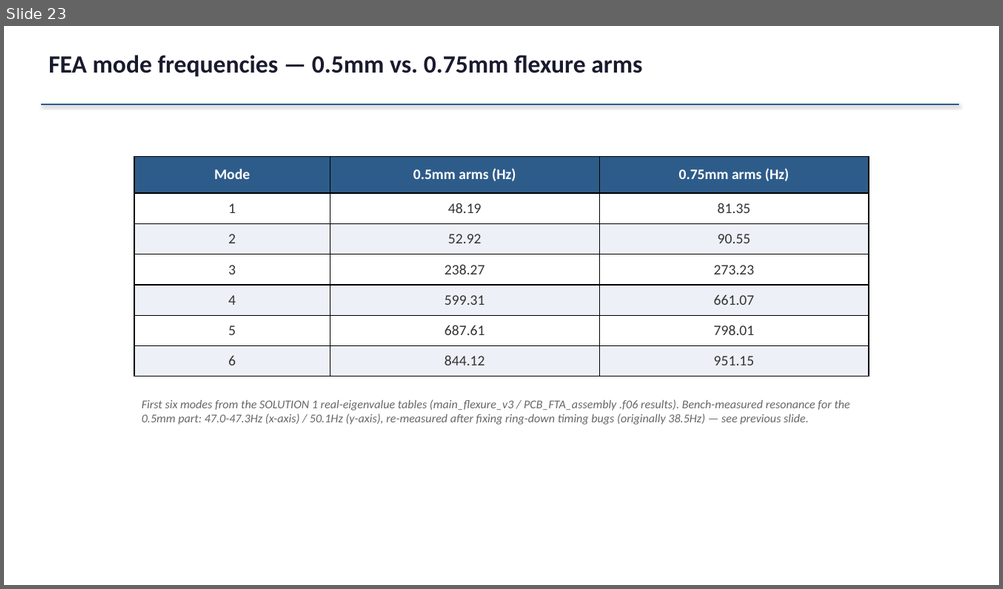
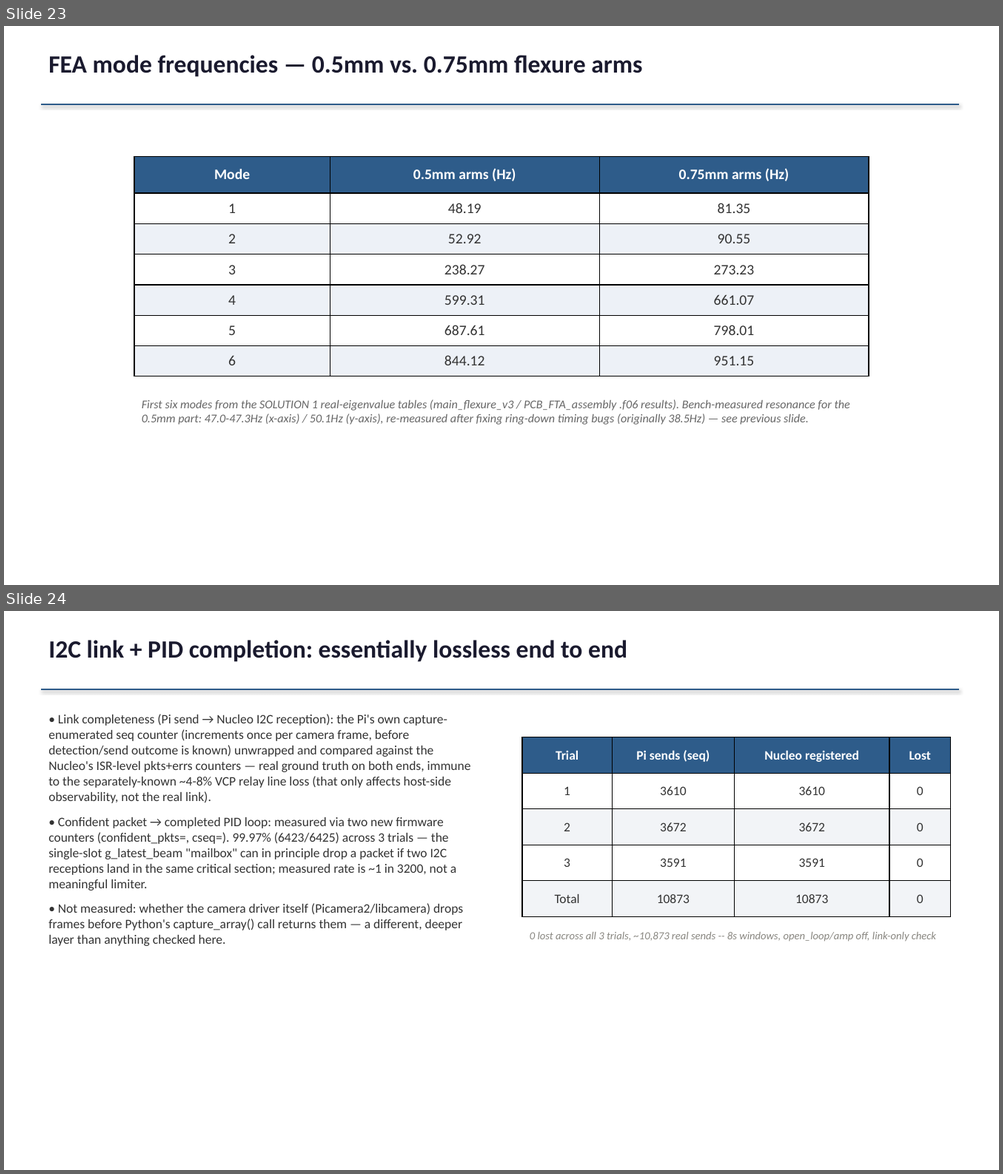
Before and after one commit to ucsbdeepspace/rpi_camera_system, a slide deck: docs/session_results_2026-08-18_pid_tuning.pptx. Shown one above the other, each under a label of ours: slide 23 before the commit, slides 23 and 24 after it. The pictures are 1003x589 and 1003x1174 pixels, drawn with LibreOffice and Linux fonts; fonts in the diff are those of the drawing. Boxes give left, top, right and bottom in pixels: in the first picture for what was removed or moved away, otherwise in the second. Text is boxed around its words. In the diff, an @@ line names an element or a change of style, - is before the commit and + after.

```diff
--- a/docs/session_results_2026-08-18_pid_tuning.pptx
+++ b/docs/session_results_2026-08-18_pid_tuning.pptx
@@ slide 24 added at <box>4,611,999,1170</box>, background #FFFFFF @@
@@ text added at <box>48,640,627,662</box>, 24 pt, text #1A1A2E, bold @@
+I2C link + PID completion: essentially lossless end to end
@@ line added from (41, 689) to (959, 689), #2E5C8A 1.5 pt @@
@@ text added at <box>48,714,471,946</box>, 12.5 pt, text #333333 @@
+• Link completeness (Pi send → Nucleo I2C reception): the Pi's own capture-enumerated seq counter (increments once per camera frame, before detection/send outcome is known) unwrapped and compared against the Nucleo's ISR-level pkts+errs counters — real ground truth on both ends, immune to the separately-known ~4-8% VCP relay line loss (that only affects host-side observability, not the real link).
+• Confident packet → completed PID loop: measured via two new firmware counters (confident_pkts=, cseq=). 99.97% (6423/6425) across 3 trials — the single-slot g_latest_beam "mailbox" can in principle drop a packet if two I2C receptions land in the same critical section; measured rate is ~1 in 3200, not a meaningful limiter.
+• Not measured: whether the camera driver itself (Picamera2/libcamera) drops frames before Python's capture_array() call returns them — a different, deeper layer than anything checked here.
@@ table added at <box>522,738,950,917</box>, 5 rows, 4 columns @@
+Trial | Pi sends (seq) | Nucleo registered | Lost
+1 | 3610 | 3610 | 0
+2 | 3672 | 3672 | 0
+3 | 3591 | 3591 | 0
+Total | 10873 | 10873 | 0
@@ text added at <box>529,932,936,942</box>, 10.5 pt, text #898781, italic @@
+0 lost across all 3 trials, ~10,873 real sends -- 8s windows, open_loop/amp off, link-only check
```
Also in this commit, not shown: 1 other slide added.
